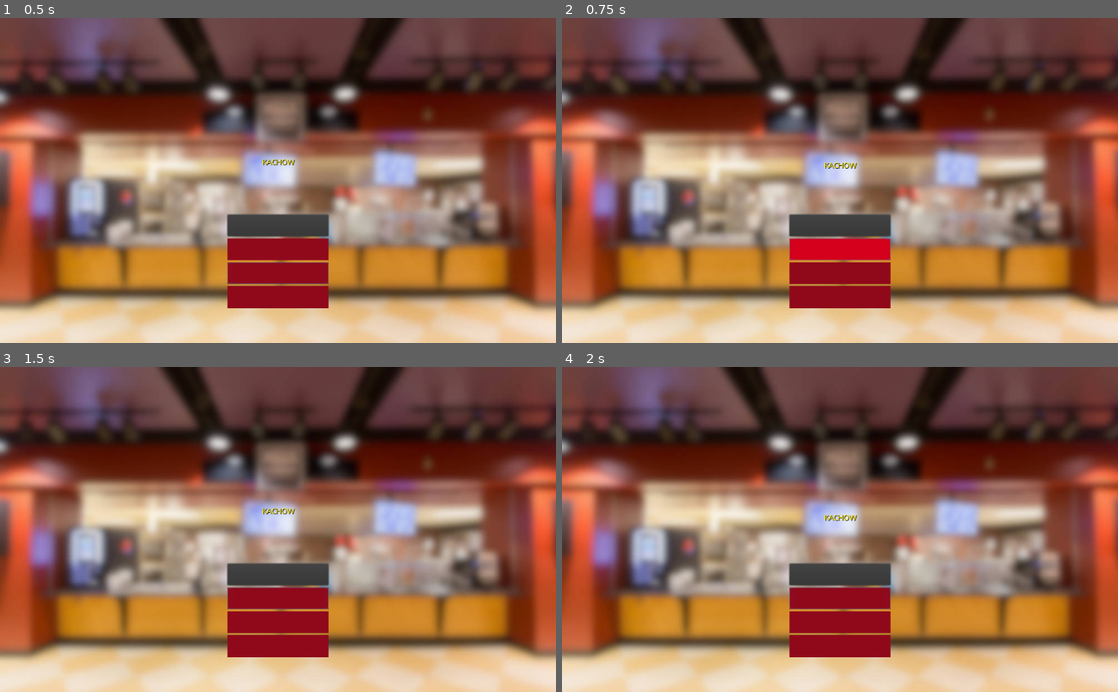
Above: before the commit, frames 1-4 (two rows, left to right).
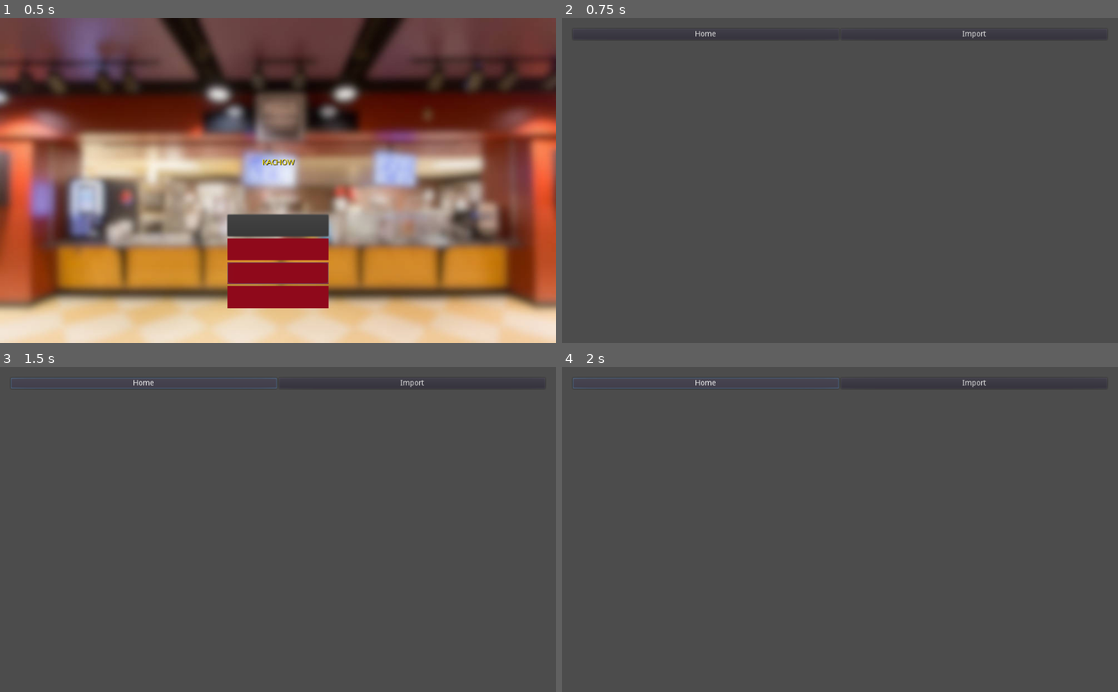
Above: after the commit, the same moments.

Repository: Apexal/wrathskeller
Game: Godot game, scene res://src/scenes/menu/Menu.tscn
Two runs of this game, one before a commit and one after it. Both use one fixed random seed, a clock stepped at 60 frames per second and the inputs below.
Inputs (mouse positions are in pixels of both pictures, inside the frame that each line leads up to):
- Up to frame 1 (0.5 s): no input
- Up to frame 2 (0.75 s): click "Manage Characters" at 0.5 s
- Up to frame 3 (1.5 s): click (144, 383) at 1.25 s, where only the run after the commit has a clickable "Home"
- Up to frame 4 (2 s): no input

Frame 1 is identical in both runs. In frame 2, 94% of the frame differs, in the area x 0-100%, y 0-100%; in frame 3, 94%; in frame 4, 94%.

Commit message:
Better document CharacterManager

Diff:
--- a/src/scenes/characters/select_characters/CharacterChoice.gd
+++ /dev/null
@@ -1,4 +0,0 @@
-extends VBoxContainer
-
-func _mark_chosen(player_number: int) -> void:
-	pass
--- a/src/scenes/characters/select_characters/CharacterChoice.tscn
+++ /dev/null
@@ -1,30 +0,0 @@
-[gd_scene load_steps=3 format=2]
-
-[ext_resource path="res://src/actors/npcs/head/sprites/open-mouth.png" type="Texture" id=1]
-[ext_resource path="res://src/scenes/characters/select_characters/CharacterChoice.gd" type="Script" id=2]
-
-[node name="CharacterChoice" type="VBoxContainer"]
-margin_right = 102.0
-margin_bottom = 118.0
-size_flags_vertical = 3
-script = ExtResource( 2 )
-__meta__ = {
-"_edit_use_anchors_": false
-}
-
-[node name="TextureRect" type="TextureRect" parent="."]
-margin_right = 102.0
-margin_bottom = 100.0
-rect_min_size = Vector2( 100, 100 )
-texture = ExtResource( 1 )
-expand = true
-stretch_mode = 6
-__meta__ = {
-"_edit_use_anchors_": false
-}
-
-[node name="CharacterName" type="Label" parent="."]
-margin_top = 104.0
-margin_right = 102.0
-margin_bottom = 118.0
-text = "Character Name"
--- a/src/scenes/characters/select_characters/SelectCharacters.gd
+++ b/src/scenes/characters/select_characters/SelectCharacters.gd
@@ -9,30 +9,18 @@
 
 var characters: Array = []
 
-func _deserialize_characters() -> Array:
-	var characters = []
-	var dir = Directory.new()
-	if dir.open("user://") == OK:
-		dir.list_dir_begin()
-		var file_name = dir.get_next()
-		while file_name != "":
-			if not dir.current_is_dir():
-				if file_name.ends_with(".scn"):
-					var character = load("user://" + file_name).instance()
-					characters.append(character)
-			file_name = dir.get_next()
-
-	return characters
-
 func _ready():
 	# On ready, populate character grid
-	characters = _deserialize_characters()
+	for character_file in CharacterManager.list_character_files():
+		var character = CharacterManager.load_character_json(character_file)
+		characters.append(character)
 
-	for character in characters:
-		var character_grid_node := character_choice.instance()
-		character_grid_node.name = character.name
-		character_grid_node.find_node("CharacterName").text = character.name
-		character_grid.add_child(character_grid_node)
+		var container := VBoxContainer.new()
+		var character_data = CharacterManager.load_character_json(character_file)
+		var animated_sprite = CharacterManager.create_character_preview(character_data)
+		container.add_child(animated_sprite)
+
+		character_grid.add_child(container)
 
 func _process(delta):
 	if Input.is_action_just_pressed("player_1_move_left"):
--- a/src/scenes/characters/select_characters/SelectCharacters.tscn
+++ b/src/scenes/characters/select_characters/SelectCharacters.tscn
@@ -1,7 +1,31 @@
-[gd_scene load_steps=3 format=2]
+[gd_scene load_steps=5 format=2]
 
 [ext_resource path="res://src/scenes/characters/select_characters/SelectCharacters.gd" type="Script" id=1]
-[ext_resource path="res://src/scenes/characters/select_characters/CharacterChoice.tscn" type="PackedScene" id=2]
+[ext_resource path="res://src/actors/npcs/head/sprites/open-mouth.png" type="Texture" id=2]
+
+[sub_resource type="GDScript" id=1]
+script/source = "extends VBoxContainer
+
+func _mark_chosen(player_number: int) -> void:
+	pass
+"
+
+[sub_resource type="PackedScene" id=2]
+_bundled = {
+"conn_count": 0,
+"conns": PoolIntArray(  ),
+"editable_instances": [  ],
+"names": PoolStringArray( "CharacterChoice", "margin_right", "margin_bottom", "size_flags_vertical", "script", "__meta__", "VBoxContainer", "TextureRect", "rect_min_size", "texture", "expand", "stretch_mode", "CharacterName", "margin_top", "text", "Label" ),
+"node_count": 3,
+"node_paths": [  ],
+"nodes": PoolIntArray( -1, -1, 6, 0, -1, 5, 1, 0, 2, 1, 3, 2, 4, 3, 5, 4, 0, 0, 0, 7, 7, -1, 7, 1, 0, 2, 5, 8, 6, 9, 7, 10, 8, 11, 9, 5, 10, 0, 0, 0, 15, 12, -1, 4, 13, 11, 1, 0, 2, 1, 14, 12, 0 ),
+"variants": [ 102.0, 118.0, 3, SubResource( 1 ), {
+"_edit_use_anchors_": false
+}, 100.0, Vector2( 100, 100 ), ExtResource( 2 ), true, 6, {
+"_edit_use_anchors_": false
+}, 104.0, "Character Name" ],
+"version": 2
+}
 
 [node name="SelectCharacters" type="Control"]
 anchor_right = 1.0
@@ -10,7 +34,7 @@
 __meta__ = {
 "_edit_use_anchors_": false
 }
-character_choice = ExtResource( 2 )
+character_choice = SubResource( 2 )
 
 [node name="VBoxContainer" type="VBoxContainer" parent="."]
 anchor_right = 1.0
--- a/src/scenes/menu/Menu.gd
+++ b/src/scenes/menu/Menu.gd
@@ -23,4 +23,4 @@
 
 func _on_ManageCharacters_pressed():
 	_stop_bg_music()
-	get_tree().change_scene("res://src/scenes/characters/ManageCharacter.tscn")
+	get_tree().change_scene("res://src/scenes/characters/manage_characters/ManageCharacter.tscn")
--- a/src/scripts/CharacterManager.gd
+++ b/src/scripts/CharacterManager.gd
@@ -3,6 +3,8 @@
 const character_template = preload("res://src/actors/players/Character.tscn")
 
 static func list_character_files() -> Array:
+	"""Lists all character JSON files in the user:// directory."""
+
 	var character_files = []
 	var dir = Directory.new()
 	if dir.open("user://") == OK:
@@ -16,10 +18,15 @@
 	return character_files
 
 static func load_character(file_path: String):
+	"""Creates a character from a given JSON character data file."""
+
 	var character_data = load_character_json(file_path)
 	var character = create_character(character_data)
+	return character
 
 static func load_character_json(file_path: String):
+	"""Parses a character JSON file."""
+
 	var file = File.new()
 	file.open("user://" + file_path, File.READ)
 	var content = file.get_as_text()
@@ -27,6 +34,7 @@
 
 	var parsed := JSON.parse(content)
 
+	# Check for failure (invalid JSON)
 	if parsed.error:
 		print(parsed.error)
 		return null
@@ -41,6 +49,8 @@
 	return character_root
 
 static func b64_to_texture(b64_png: String, size: Vector2) -> ImageTexture:
+	"""Converts a base64-encoded PNG image to an ImageTexture with the desired size."""
+
 	var buffer = Marshalls.base64_to_raw(b64_png)
 	var image = Image.new()
 	image.load_png_from_buffer(buffer)
@@ -49,14 +59,17 @@
 	texture.set_size_override(size)
 	return texture
 
+static func frame_to_texture(animation_frame: Dictionary, size: Vector2) -> ImageTexture:
+	return b64_to_texture(animation_frame["base64EncodedImage"], size)
+
 static func create_character_preview(character_data: Dictionary, size: Vector2=Vector2(200, 200)):
 	var animated_texture := AnimatedTexture.new()
 	animated_texture.frames = len(character_data["previewAnimation"])
 
 	# Create textures from frames
 	var f = 0
-	for frame_data in character_data["previewAnimation"]:
-		var texture := b64_to_texture(frame_data, Vector2(150,150))
+	for frame in character_data["previewAnimation"]:
+		var texture := frame_to_texture(frame, Vector2(150,150))
 		animated_texture.set_frame_texture(f, texture)
 		f += 1
 
@@ -68,16 +81,18 @@
 static func generate_character_sprite_frames(character_data: Dictionary) -> SpriteFrames:
 	var sprite_frames := SpriteFrames.new()
 
+	# Create animations for each move
 	for move in character_data["moveset"]:
 		var anim_name : String = move["type"]
 		sprite_frames.add_animation(anim_name) # light_punch, super, etc.
 		for frame in move["animation"]:
-			sprite_frames.add_frame(anim_name, b64_to_texture(frame["base64EncodedImage"], Vector2(300, 300)))
+			sprite_frames.add_frame(anim_name, frame_to_texture(frame, Vector2(300, 300)))
 
+	# Create animations for different states
 	for state in ["block", "crouch", "walk", "dash", "grappled", "hurt", "win", "lose"]:
 		sprite_frames.add_animation(state)
 		for frame in character_data[state + "Animation"]:
-			sprite_frames.add_frame(state, b64_to_texture(frame["base64EncodedImage"], Vector2(300, 300)))
+			sprite_frames.add_frame(state, frame_to_texture(frame, Vector2(300, 300)))
 
 
 	return sprite_frames
